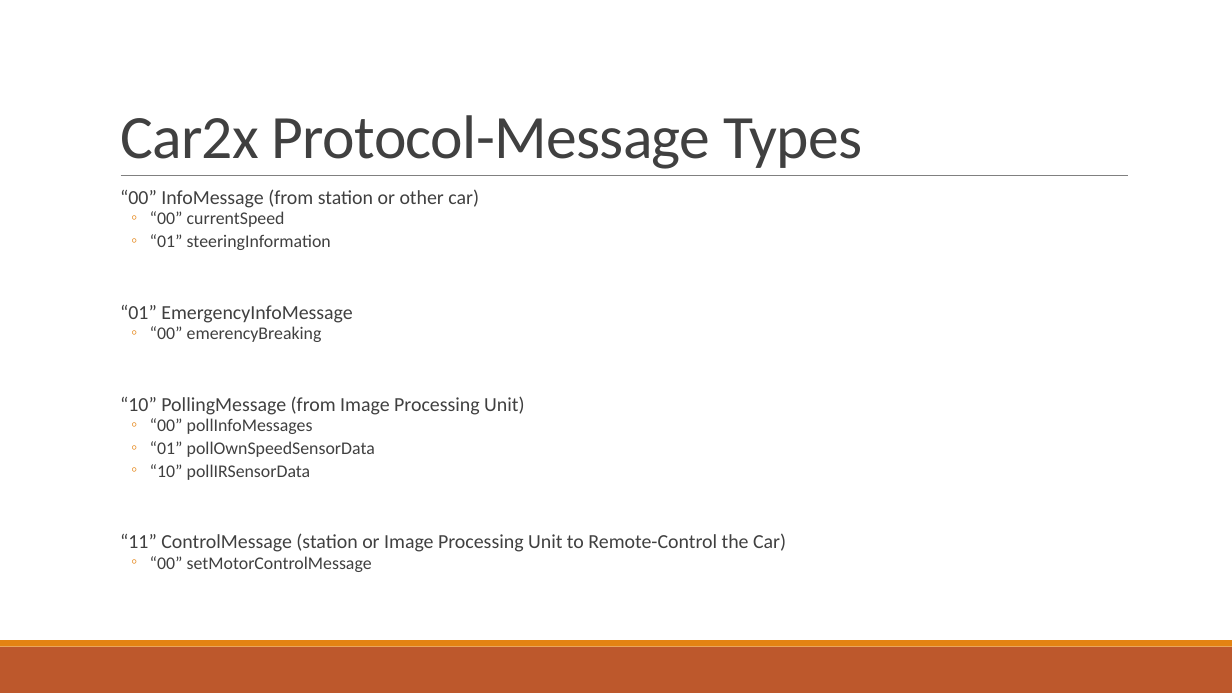
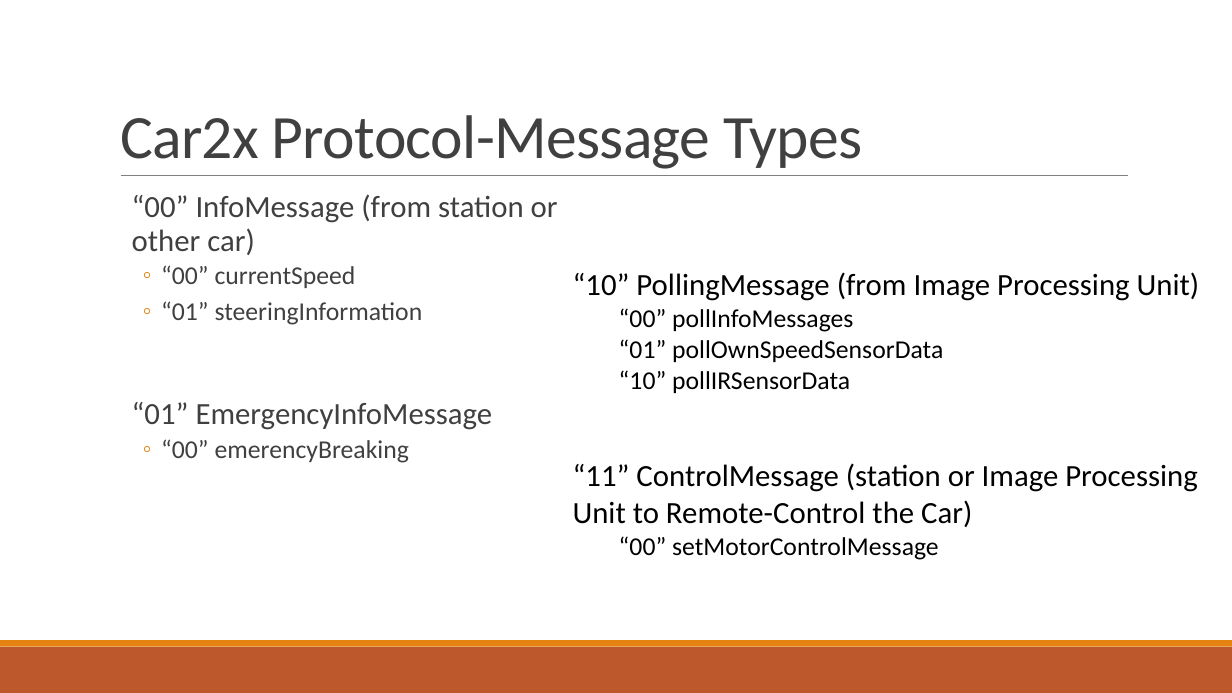
Before and after one commit to fjanssen/Car2X, a slide deck: slide 9 of doc/MidTerm.pptx. Drawn at 1232x693 pixels with LibreOffice and Linux fonts; fonts in the diff are those of the drawing. Boxes give left, top, right and bottom in pixels: in the first picture for what was removed or moved away, otherwise in the second. Text is boxed around its words. In the diff, an @@ line names an element or a change of style, - is before the commit and + after.

```diff
--- a/doc/MidTerm.pptx
+++ b/doc/MidTerm.pptx
@@ text "“00” InfoMessage (from station or ...": place and size @@
-text "“00” InfoMessage (from station or ..." at <box>120,189,786,572</box>
+text "“00” InfoMessage (from station or ..." at <box>132,194,558,463</box>
@@ text "“00” InfoMessage (from station or ..." at <box>132,194,558,463</box>: size 15.5 to 24 pt in "“00” InfoMessage (from station or other car)", "“01” EmergencyInfoMessage"; size 13.9 to 20 pt in "“00” currentSpeed", "“01” steeringInformation", "“00” emerencyBreaking"; line spacing 0.7 to 0.9 @@
@@ text added at <box>573,272,1200,560</box>, 24 pt, text #000000 @@
+“10” PollingMessage (from Image Processing Unit)
+  “00” pollInfoMessages
+  “01” pollOwnSpeedSensorData
+  “10” pollIRSensorData
+“11” ControlMessage (station or Image Processing Unit to Remote-Control the Car)
+  “00” setMotorControlMessage
@@ text at <box>120,396,786,572</box>: paragraphs removed @@
-  “10” PollingMessage (from Image Processing Unit)
-  ◦ “00” pollInfoMessages
-  ◦ “01” pollOwnSpeedSensorData
-  ◦ “10” pollIRSensorData
-  “11” ControlMessage (station or Image Processing Unit to Remote-Control the Car)
-  ◦ “00” setMotorControlMessage
```
Also in this commit, not shown: 3 other slides changed.
